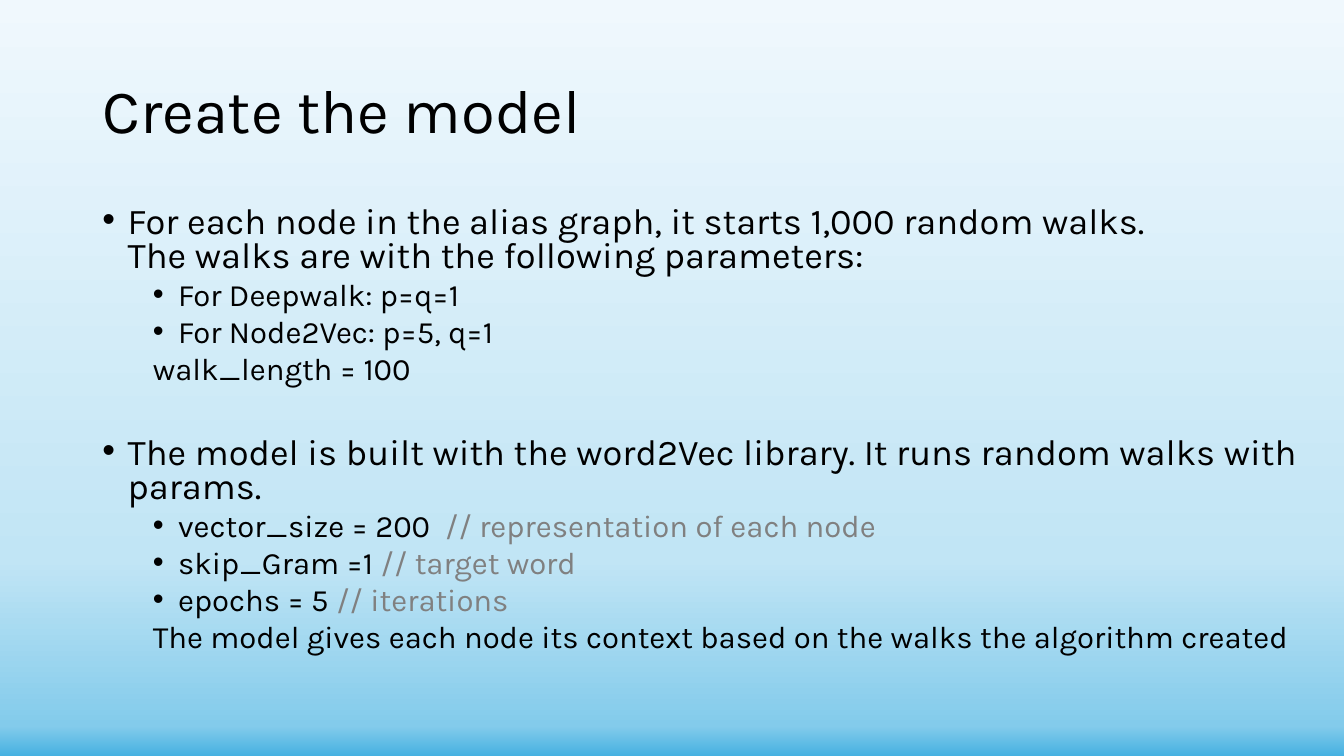
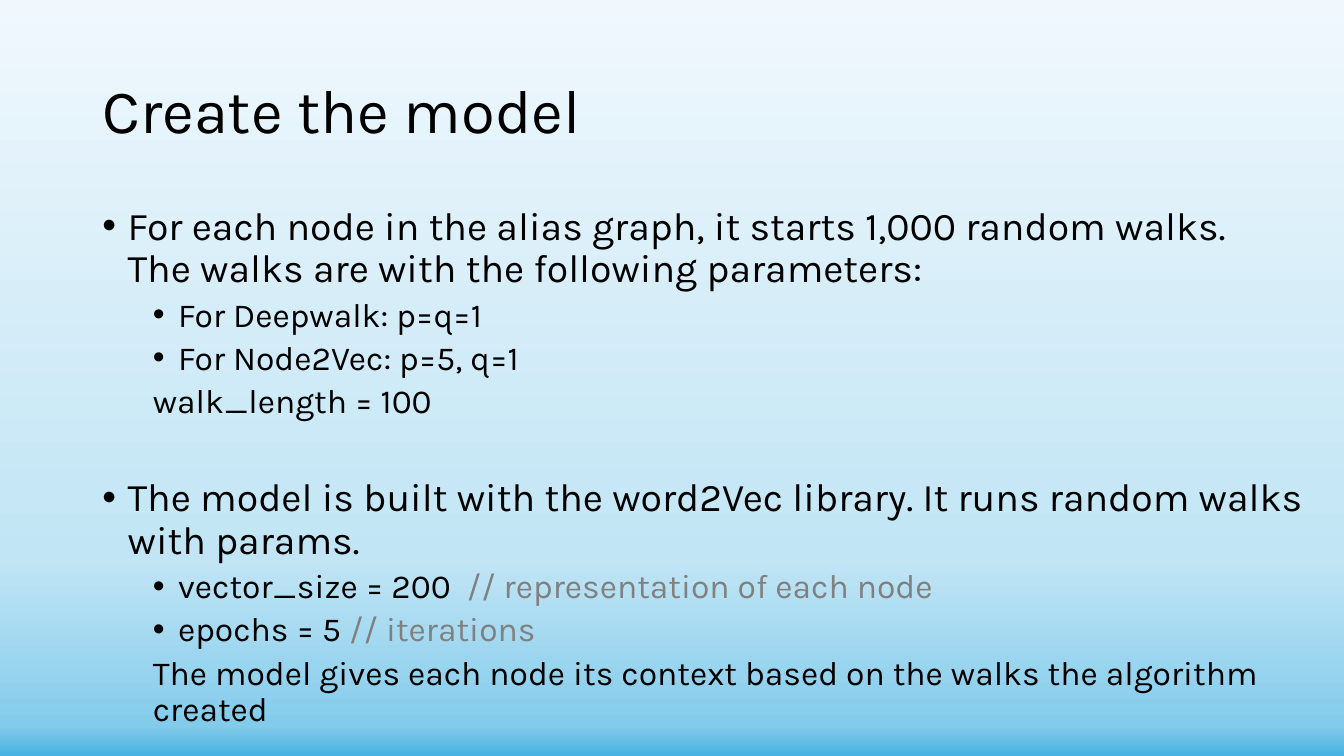
Before and after one commit to shachar700/Graph-Embedding, a slide deck: slide 14 of doc/Graph-Embedding Presentation.pptx. Drawn at 1344x756 pixels with LibreOffice and Linux fonts; fonts in the diff are those of the drawing. Boxes give left, top, right and bottom in pixels: in the first picture for what was removed or moved away, otherwise in the second. Text is boxed around its words. In the diff, an @@ line names an element or a change of style, - is before the commit and + after.

```diff
--- a/doc/Graph-Embedding Presentation.pptx
+++ b/doc/Graph-Embedding Presentation.pptx
@@ text "For each node in the ..." at (128, 213, 1303, 722): size 25.9 to 28 pt in "For each node in the alias graph, ...", "The model is built with the word2Vec ..."; size 22.2 to 24 pt in "For Deepwalk: p=q=1", "For Node2Vec: p=5, q=1", "walk_length = 100", "vector_size = 200 // representation of each ..." and 2 more places; line spacing 0.8 to 0.9 @@
@@ text at (178, 552, 576, 582): paragraph removed @@
-  • skip_Gram =1 // target word
```
Also in this commit, not shown: 14 other slides changed, 3 other files.
